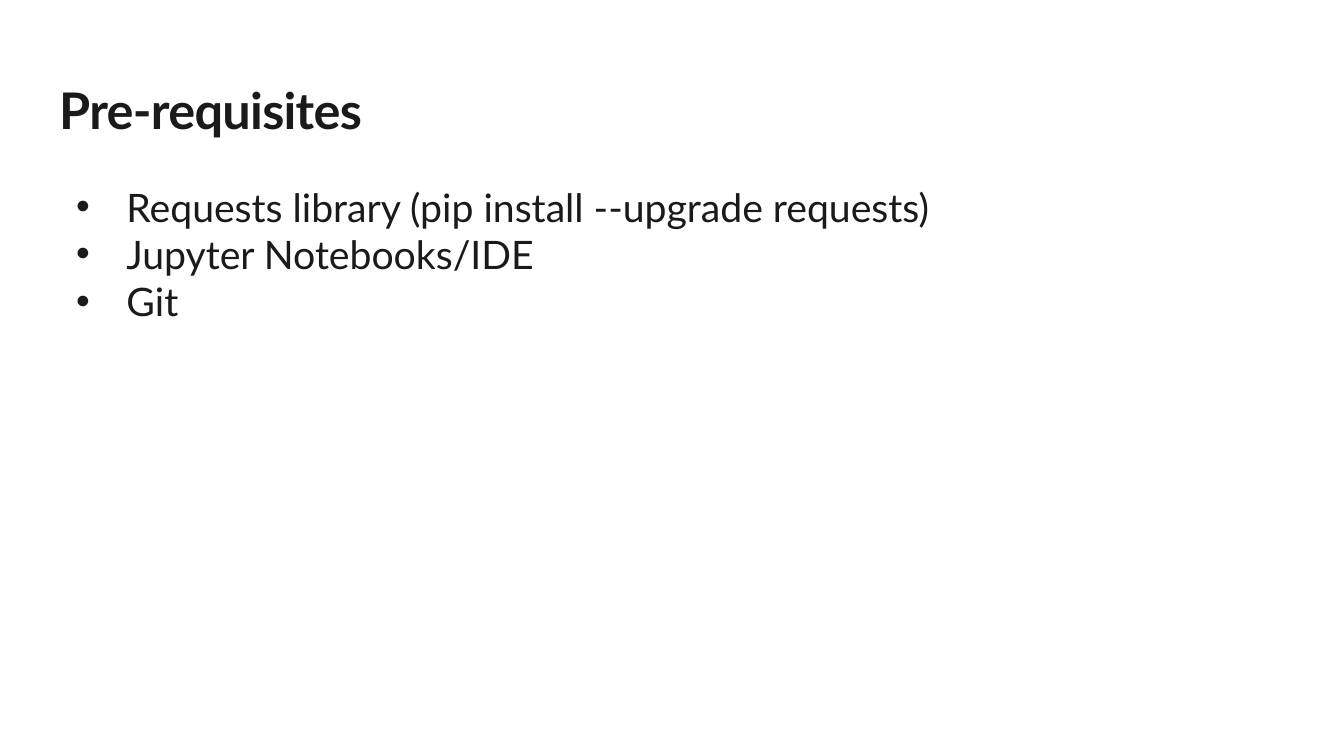
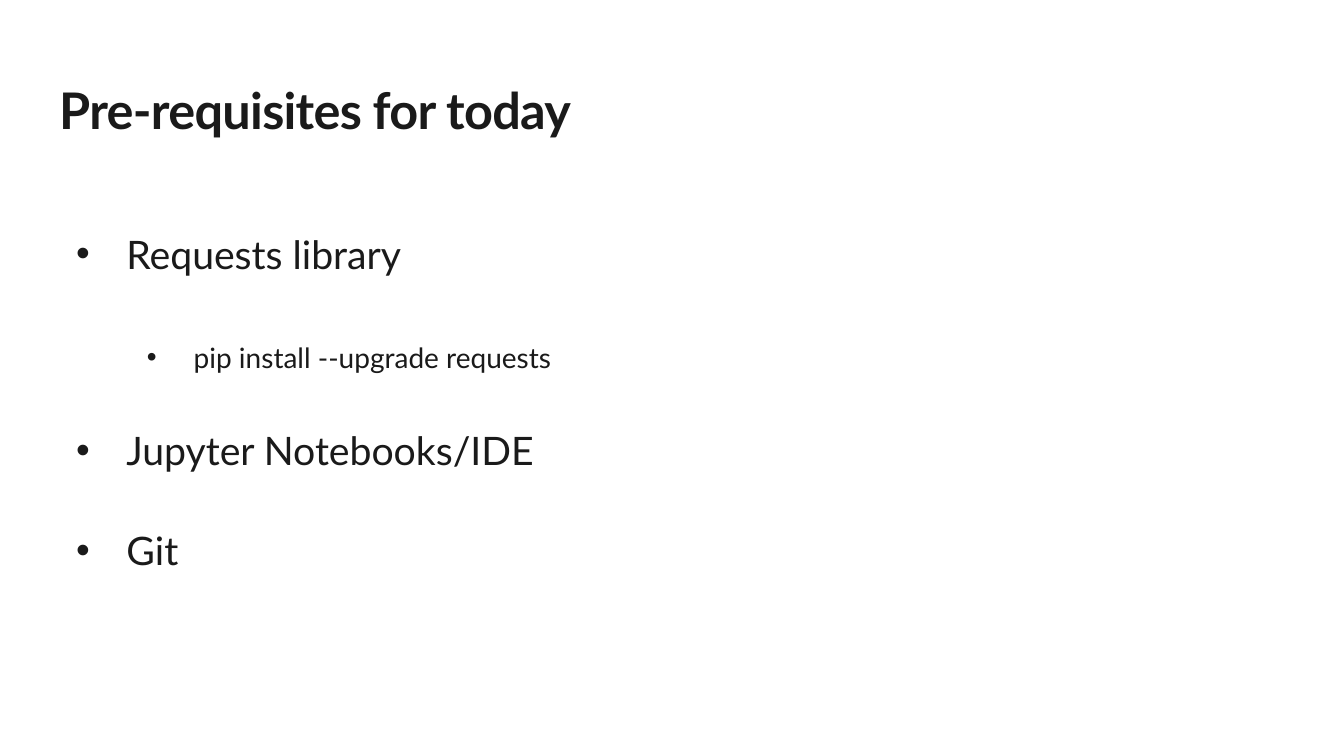
Before and after one commit to evelynluw/ucbazureworkshop, a slide deck: slide 6 of UC Berkeley Datathon Workshop.pptx. Drawn at 1344x756 pixels with LibreOffice and Linux fonts; fonts in the diff are those of the drawing; background and template pictures are left out. Boxes give left, top, right and bottom in pixels: in the first picture for what was removed or moved away, otherwise in the second. Text is boxed around its words. In the diff, an @@ line names an element or a change of style, - is before the commit and + after.

```diff
--- a/UC Berkeley Datathon Workshop.pptx
+++ b/UC Berkeley Datathon Workshop.pptx
@@ title at (59, 91, 571, 138): text changed @@
-Pre-requisites
+Pre-requisites for today
@@ text at (126, 240, 551, 373): text changed; size 28 to 20 pt @@
-• Requests library (pip install --upgrade requests)
+• Requests library
+  • pip install --upgrade requests
@@ text at (126, 436, 534, 566): line spacing 1 to 2; more space between paragraphs @@
```
Also in this commit, not shown: 4 other slides changed, 1 slide added, 1 slide removed.
